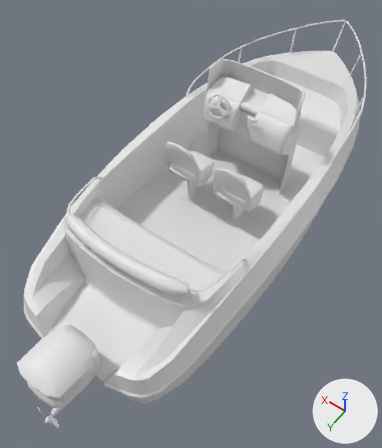
The OBJ model Resources/Meshes/Vehicles/Boats/Powerboat_EngineDown.obj, before and after one commit.
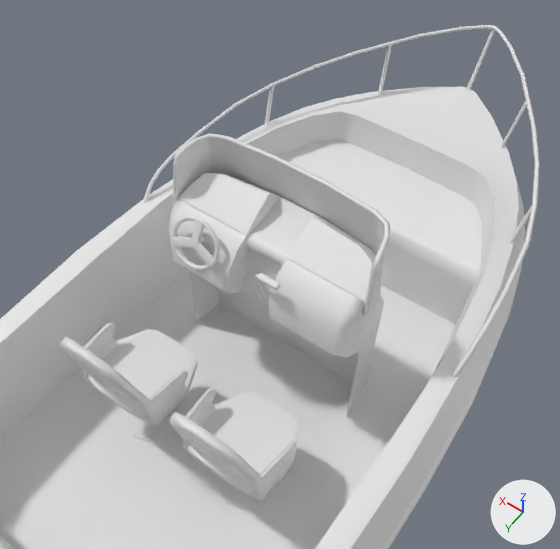
There are two pictures of each version: one whole from a 50 mm camera at (-1.85, 3.1, 4.41) aimed at (0.04, 0.46, 0.26), one close up from a 50 mm camera at (-1.22, 1.17, 3.55) aimed at (0.0, -0.54, 0.87). Lighting does not change. The marker at lower right points along +X, +Y and +Z. Where no turn or scale is listed for an object, it has been applied to the vertices. Vertices at the same position are counted once.

In view in the first close-up: 'Powerboat_EngineDown_LP'.
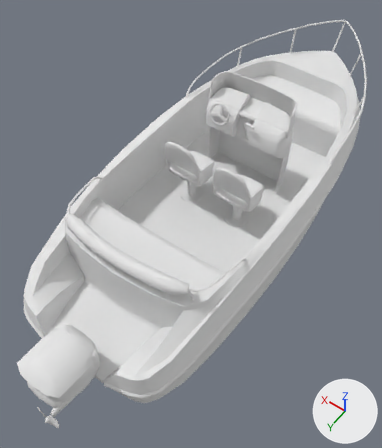
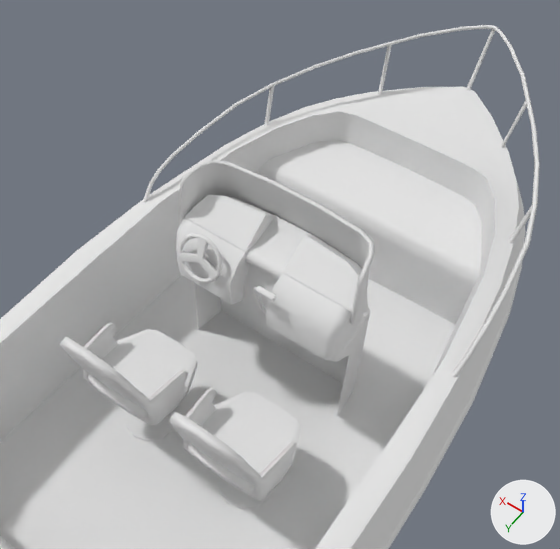
Boxes (x1, y1, x2, y2) around the edits, measured in the close-ups (560 x 549 px; the box of a moved part takes in the faces that stretch with it):
part 1 of me_powerboat_enginedown_lp, added
    after: (180, 159, 374, 325)
part 2 of me_powerboat_enginedown_lp, moved or reshaped
    before: (172, 215, 220, 271)
    after: (178, 233, 222, 284)
part 3 of me_powerboat_enginedown_lp, moved or reshaped
    before: (169, 173, 384, 417)
    after: (176, 195, 370, 416)
part 4 of me_powerboat_enginedown_lp, moved or reshaped
    before: (177, 138, 385, 305)
    after: (184, 164, 370, 314)
part 5 of me_powerboat_enginedown_lp, moved or reshaped
    before: (255, 273, 280, 306)
    after: (253, 286, 276, 315)
part 6 of me_powerboat_enginedown_lp, deleted
    before: (173, 133, 390, 316)

The change in detail:
Material 'Glass' (mat_glass) is new.
Its base color is (0.8, 0.8, 0.8) (white #e7e7e7).
Its roughness is 1.0.
Material 'BaseMat' (mat_basemat) is new.
Its base color is (0.8, 0.8, 0.8) (white #e7e7e7).
Its roughness is 1.0.
me_powerboat_enginedown_lp is used by ob_powerboat_enginedown_lp; location (0.0, 0.0, 0.0).
me_powerboat_enginedown_lp had 2168 vertices, 2150 faces and spanned x -0.98..0.98, y -2.64..2.64, z -0.33..1.39.
me_powerboat_enginedown_lp now has 2172 vertices, 2152 faces and spans x -0.98..0.98, y -2.64..2.64, z -0.33..1.29.
me_powerboat_enginedown_lp part 1: the loose piece of 76 vertices spanning x -0.49..0.49, y -0.7..-0.43, z 1.07..1.39 is copied, and the copy is scaled about its middle by 0.915, then moved by (0.0, 0.03, -0.09), in mat_basemat (white #e7e7e7); it spans x -0.45..0.45, y -0.66..-0.41, z 1.0..1.29.
me_powerboat_enginedown_lp part 2: the loose piece of 79 vertices spanning x 0.15..0.4, y -0.38..-0.27, z 0.98..1.21 is scaled about its middle by 0.915, then moved by (-0.02, 0.01, -0.08), in mat_basemat (white #e7e7e7).
me_powerboat_enginedown_lp part 3: the loose piece of 157 vertices spanning x -0.47..0.47, y -0.77..-0.32, z 0.21..1.25 is scaled about its middle by 0.915, then moved by (0.0, 0.03, -0.04), in mat_basemat (white #e7e7e7).
me_powerboat_enginedown_lp part 4: the loose piece of 60 vertices spanning x -0.48..0.48, y -0.72..-0.44, z 1.08..1.38 is scaled about its middle by 0.915, then moved by (0.0, 0.03, -0.09), in mat_glass (white #e7e7e7).
me_powerboat_enginedown_lp part 5: the loose piece of 48 vertices spanning x -0.16..-0.04, y -0.38..-0.29, z 0.88..1.16 is scaled about its middle by 0.915, then moved by (0.01, 0.01, -0.07), in mat_basemat (white #e7e7e7).
Part 6, on me_powerboat_enginedown_lp:
72 vertices are removed from x -0.49..0.49, y -0.7..-0.43, z 1.07..1.39.
74 faces are deleted.
me_powerboat_enginedown_lp now uses material mat_basemat (white #e7e7e7).
me_powerboat_enginedown_lp now uses material mat_glass (white #e7e7e7).
